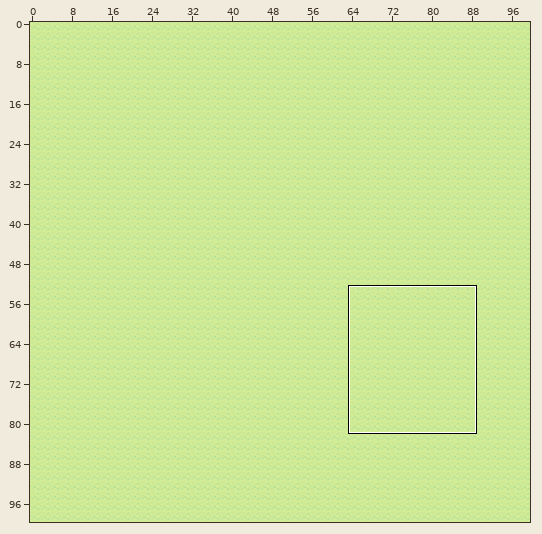
A Tiled map gets an edit: adventure-client/src/main/resources/assets/tilemaps/test-world.tmx. The picture above shows the old version from afar; the outline marks the close-up.
Close-up. Before:
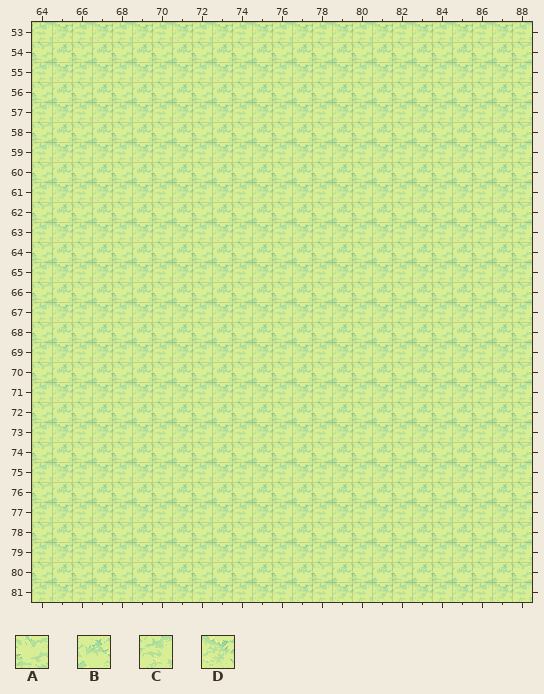
Cells are 32x32 px. Shown: x 64..88, y 53..81. The commit also changed other parts of the map, which this record leaves out.
Key: from "ground_tiles": A 43, B 44, C 64, D 65.
_ is an empty cell.
Layer "Tile Layer 1" before, first column x 64:
53 CDCDCDCDCDCDCDCDCDCDCDCDC
54 ABABABABABABABABABABABABA
55 CDCDCDCDCDCDCDCDCDCDCDCDC
56 ABABABABABABABABABABABABA
57 CDCDCDCDCDCDCDCDCDCDCDCDC
58 ABABABABABABABABABABABABA
59 CDCDCDCDCDCDCDCDCDCDCDCDC
60 ABABABABABABABABABABABABA
61 CDCDCDCDCDCDCDCDCDCDCDCDC
62 ABABABABABABABABABABABABA
63 CDCDCDCDCDCDCDCDCDCDCDCDC
64 ABABABABABABABABABABABABA
65 CDCDCDCDCDCDCDCDCDCDCDCDC
66 ABABABABABABABABABABABABA
67 CDCDCDCDCDCDCDCDCDCDCDCDC
68 ABABABABABABABABABABABABA
69 CDCDCDCDCDCDCDCDCDCDCDCDC
70 ABABABABABABABABABABABABA
71 CDCDCDCDCDCDCDCDCDCDCDCDC
72 ABABABABABABABABABABABABA
73 CDCDCDCDCDCDCDCDCDCDCDCDC
74 ABABABABABABABABABABABABA
75 CDCDCDCDCDCDCDCDCDCDCDCDC
76 ABABABABABABABABABABABABA
77 CDCDCDCDCDCDCDCDCDCDCDCDC
78 ABABABABABABABABABABABABA
79 CDCDCDCDCDCDCDCDCDCDCDCDC
80 ABABABABABABABABABABABABA
81 CDCDCDCDCDCDCDCDCDCDCDCDC
The result:
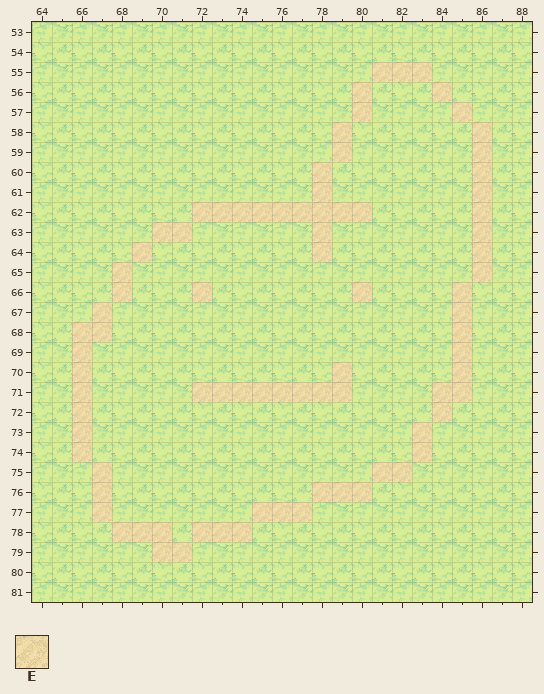
Further tiles: from "ground_tiles": E 128.
The exact change:
Layer "Tile Layer 1":
y 55: x 81..83 DCD -> EEE
y 56: x 80 A -> E; x 84 A -> E
y 57: x 80 C -> E; x 85 D -> E
y 58: x 79 B -> E; x 86 A -> E
y 59: x 79 D -> E; x 86 C -> E
y 60: x 78 A -> E; x 86 A -> E
y 61: x 78 C -> E; x 86 C -> E
y 62: x 72..80 ABABABABA -> EEEEEEEEE; x 86 A -> E
y 63: x 70..71 CD -> EE; x 78 C -> E; x 86 C -> E
y 64: x 69 B -> E; x 78 A -> E; x 86 A -> E
y 65: x 68 C -> E; x 86 C -> E
y 66: x 68 A -> E; x 72 A -> E; x 80 A -> E; x 85 B -> E
y 67: x 67 D -> E; x 85 D -> E
y 68: x 66..67 AB -> EE; x 85 B -> E
y 69: x 66 C -> E; x 85 D -> E
y 70: x 66 A -> E; x 79 B -> E; x 85 B -> E
y 71: x 66 C -> E; x 72..79 CDCDCDCD -> EEEEEEEE; x 84..85 CD -> EE
y 72: x 66 A -> E; x 84 A -> E
y 73: x 66 C -> E; x 83 D -> E
y 74: x 66 A -> E; x 83 B -> E
y 75: x 67 D -> E; x 81..82 DC -> EE
y 76: x 67 B -> E; x 78..80 ABA -> EEE
y 77: x 67 D -> E; x 75..77 DCD -> EEE
y 78: x 68..70 ABA -> EEE; x 72..74 ABA -> EEE
y 79: x 70..71 CD -> EE
